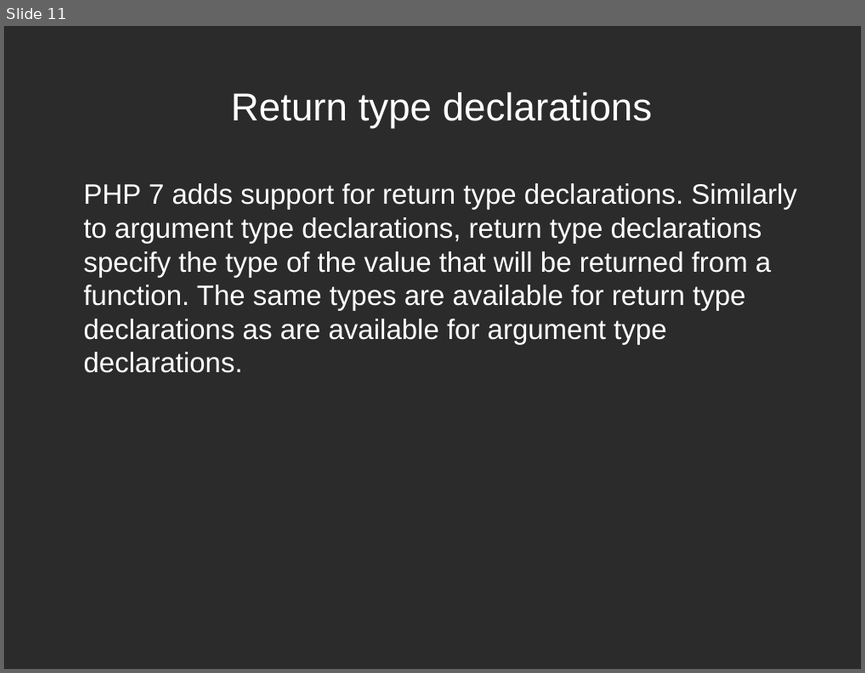
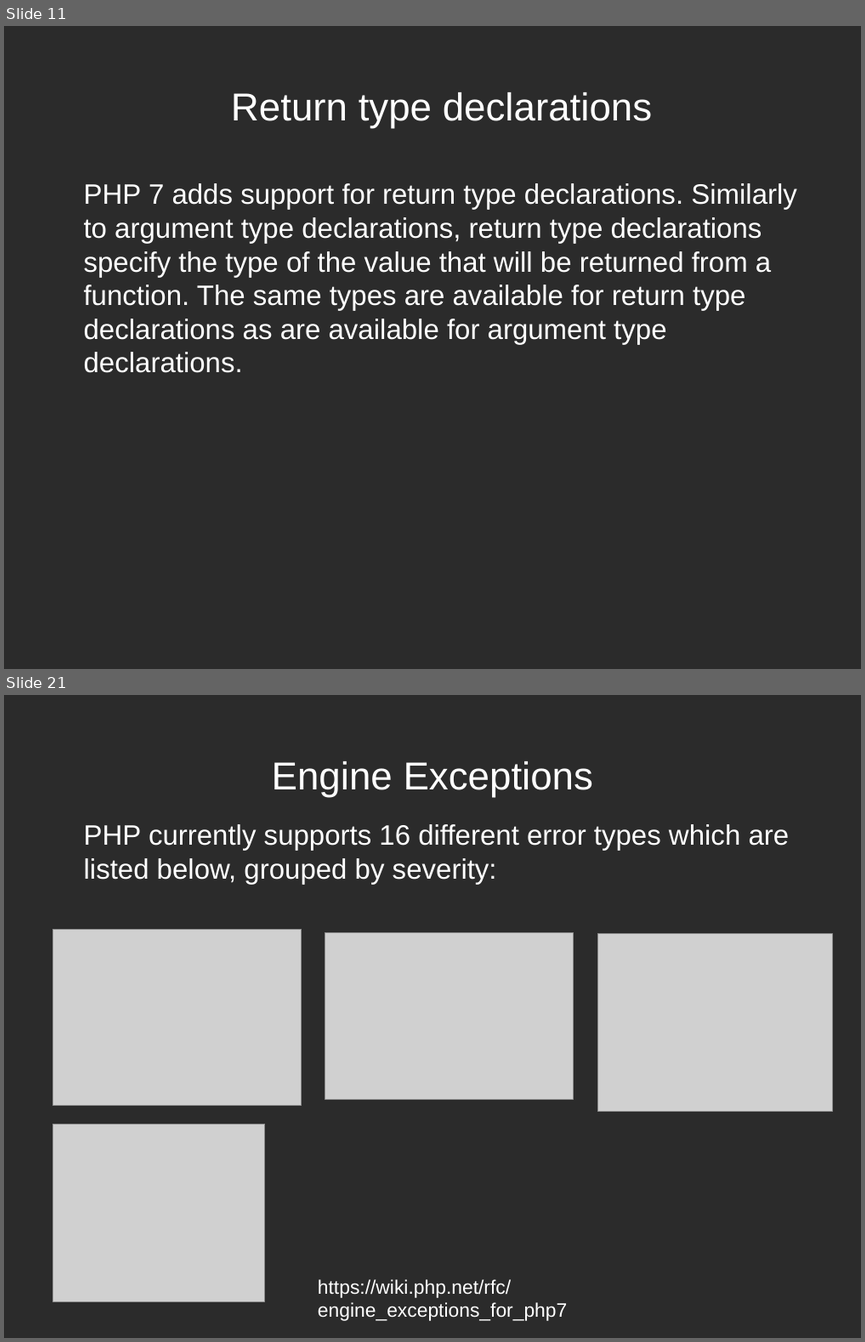
Before and after one commit to rmichal1/php7prezentacja, a slide deck: php7.odp. Shown one above the other, each under a label of ours: slide 11 before the commit, slides 11 and 21 after it; the slides between them are not shown. The pictures are 865x673 and 865x1342 pixels, drawn with LibreOffice and Linux fonts; fonts in the diff are those of the drawing; grey boxes stand for pictures; background and template pictures are left out; a plain dark background stands for a picture behind light text. Boxes give left, top, right and bottom in pixels: in the first picture for what was removed or moved away, otherwise in the second. Text is boxed around its words. In the diff, an @@ line names an element or a change of style, - is before the commit and + after.

```diff
--- a/php7.odp
+++ b/php7.odp
@@ slide 21 added at (4, 695, 861, 1338), background picture (left out) @@
@@ title added at (272, 761, 594, 797), 36 pt, text #FFFFFF @@
+Engine Exceptions
@@ text added at (84, 824, 789, 884), 26 pt, text #FFFFFF @@
+PHP currently supports 16 different error types which are listed below, grouped by severity:
@@ picture added at (53, 929, 301, 1106) @@
@@ picture added at (325, 933, 574, 1100) @@
@@ picture added at (598, 934, 833, 1111) @@
@@ picture added at (53, 1123, 265, 1301) @@
@@ text added at (318, 1279, 567, 1321), 18 pt, text #FFFFFF @@
+https://wiki.php.net/rfc/engine_exceptions_for_php7
```
Also in this commit, not shown: 3 slides changed, 14 other slides added, 39 other files.
